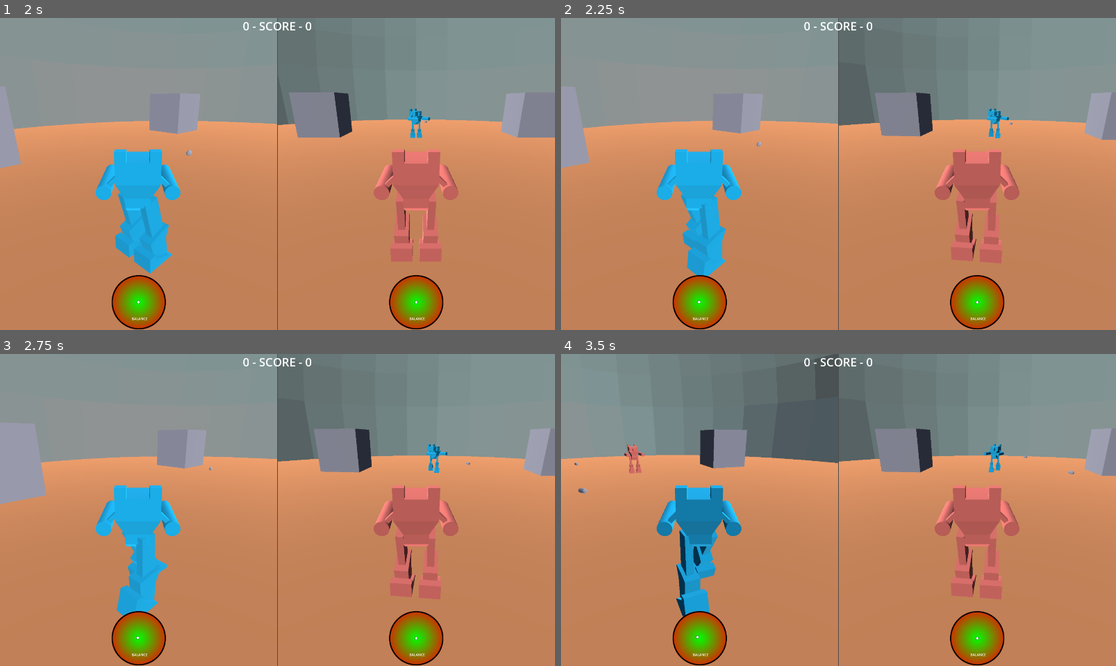
Above: before the commit, frames 1-4 (two rows, left to right).
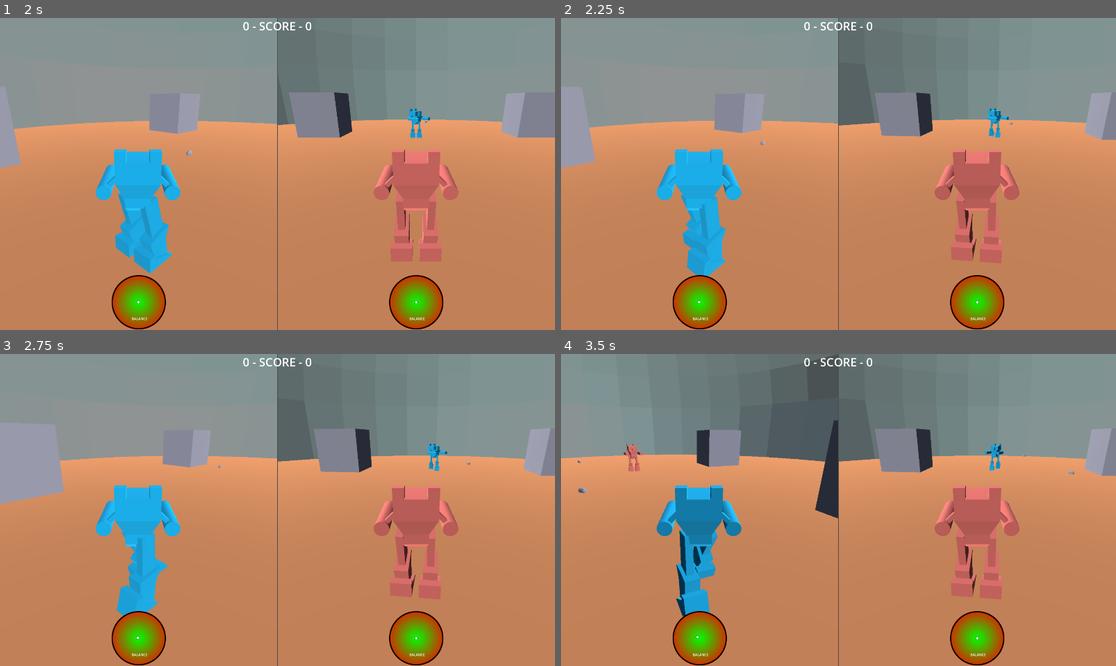
Above: after the commit, the same moments.

Repository: MatthewFyfe/MechOverFeels
Game: Godot game, scene res://Scenes/main_menu.tscn
Two runs of this game, one before a commit and one after it. Both use one fixed random seed, a clock stepped at 60 frames per second and the inputs below.
Inputs:
- Up to frame 1 (2 s): click "Start 1v1" at 0.5 s; tap Enter at 1.25 s; hold C (fire_right_p1) from 1.28 s (still down); hold Q (aim_left_p1) from 1.28 s (still down)
- Up to frame 2 (2.25 s): release C (fire_right_p1) at 2.03 s; release Q (aim_left_p1) at 2.03 s; hold S (move_backward_p1) from 2.03 s (still down); tap Keypad 7 (aim_left_p2) at 2.1 s
- Up to frame 3 (2.75 s): keep holding S (move_backward_p1)
- Up to frame 4 (3.5 s): release S (move_backward_p1) at 2.78 s; hold C (fire_right_p1) from 2.78 s (still down); hold E (aim_right_p1) from 2.78 s (still down)

Frame 1 is identical in both runs. In frame 2, 0.2% of the frame differs, in the area x 4-81%, y 24-47%; in frame 3, 0.6%; in frame 4, 1.4%, in the area x 0-85%, y 0-53%.
Error in both runs: Invalid access of index '1' on a base object of type: 'PackedStringArray'. (res://Scenes/TTS_Test.gd:17)

Commit message:
movespeed increased, fake acceleration

Diff:
--- a/mech-over-feels/MechController.gd
+++ b/mech-over-feels/MechController.gd
@@ -7,7 +7,7 @@
 
 @export var scoreLabel: Label
 
-@export var move_speed: float = 5.0
+@export var move_speed: float = 10.0
 @export var turn_speed: float = 60.0        # degrees/sec
 @export var torso_turn_speed: float = 90.0  # degrees/sec
 @export var torso_left_recoil_speed: float = 45.0 #degrees/sec
@@ -92,7 +92,7 @@
 
 	# Move in body's forward direction
 	var forward_dir := -_body.global_transform.basis.x
-	velocity = forward_dir * (forward * move_speed)
+	velocity = (forward_dir * (forward * move_speed)) * (0.75 + 2 * drift_vector.length())
 
 	if(velocity.length() > 0):
 		LLeg_anim.play("Lleg_anim")
